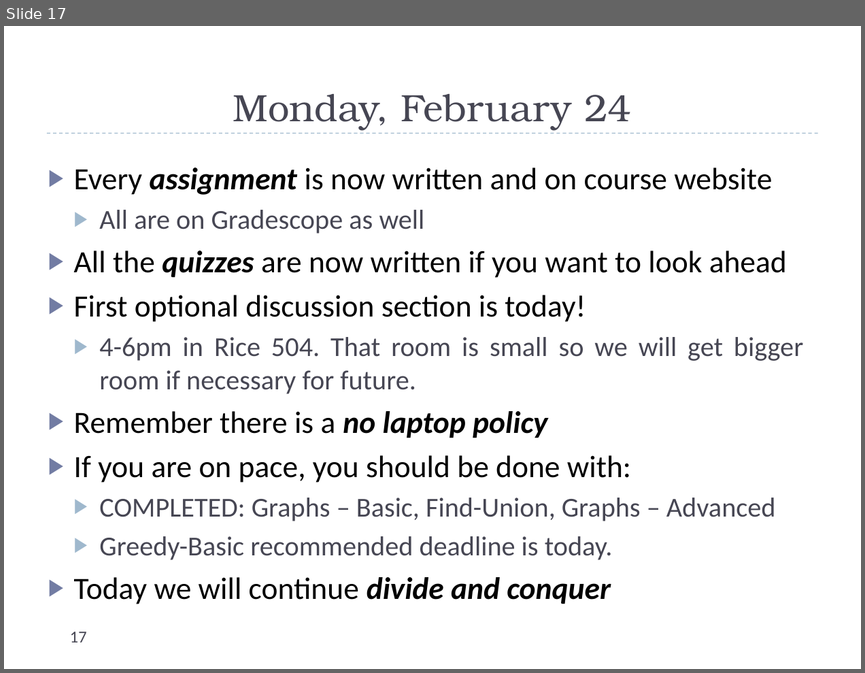
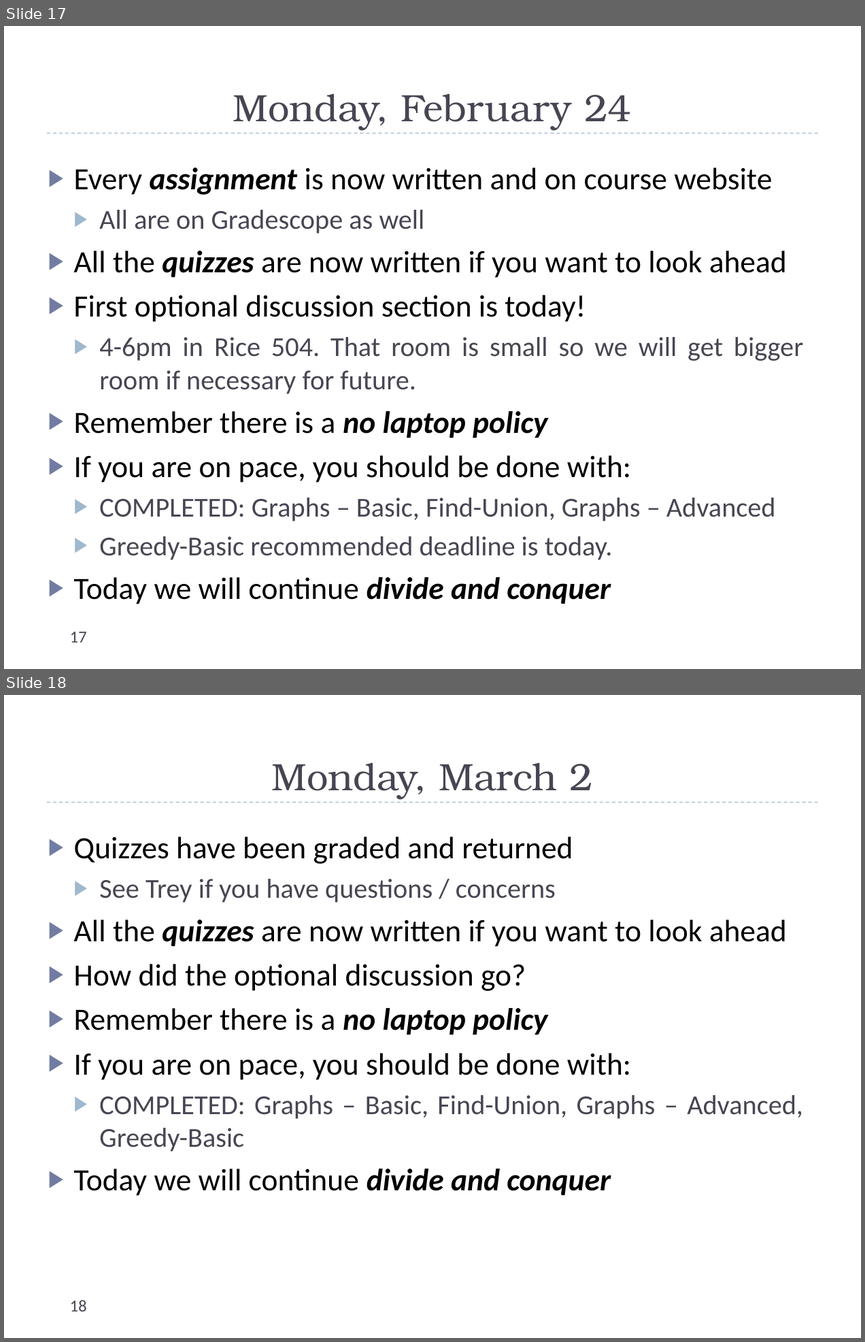
Before and after one commit to markfloryan/dsa2, a slide deck: slides/dailyAnnouncements.pptx. Shown one above the other, each under a label of ours: slide 17 before the commit, slides 17 and 18 after it. The pictures are 865x673 and 865x1342 pixels, drawn with LibreOffice and Linux fonts; fonts in the diff are those of the drawing. Boxes give left, top, right and bottom in pixels: in the first picture for what was removed or moved away, otherwise in the second. Text is boxed around its words. In the diff, an @@ line names an element or a change of style, - is before the commit and + after.

```diff
--- a/slides/dailyAnnouncements.pptx
+++ b/slides/dailyAnnouncements.pptx
@@ slide 18 added at bbox=[4, 695, 861, 1338], background #FFFFFF; not listed: 1 template element that a slide beside it also shows @@
@@ title added at bbox=[272, 763, 593, 799], 32 pt, text #464653 @@
+Monday, March 2
@@ text added at bbox=[74, 836, 803, 1195], 26 pt, text #000000 @@
+▶ Quizzes have been graded and returned
+  ▶ See Trey if you have questions / concerns
+▶ All the quizzes are now written if you want to look ahead
+▶ How did the optional discussion go?
+▶ Remember there is a no laptop policy
+▶ If you are on pace, you should be done with:
+  ▶ COMPLETED: Graphs – Basic, Find-Union, Graphs – Advanced, Greedy-Basic
+▶ Today we will continue divide and conquer
@@ page number added at bbox=[70, 1300, 87, 1311], 14 pt, text #464653 @@
+18
```
Also in this commit, not shown: 1 other file.
